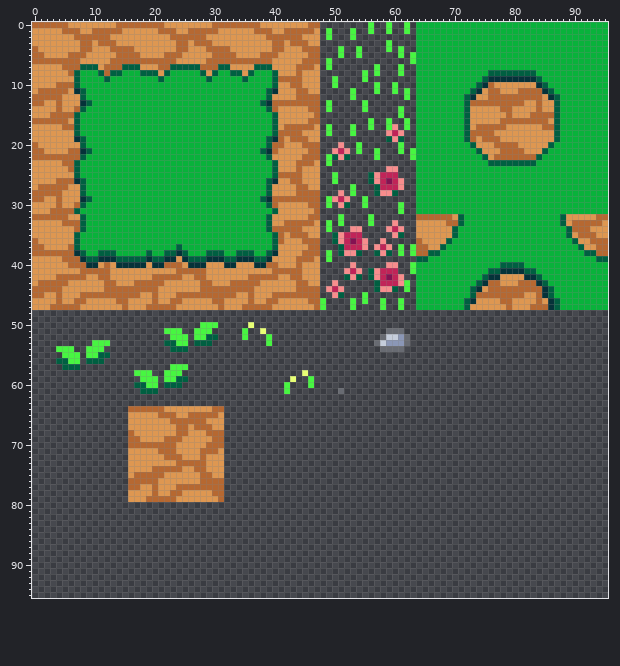
Two versions of one sprite sheet, DetentionProject/Assets/Resources/Sprites/Tilesets/TS_Grass.png. That is the earlier state.
The file is 96x96 pixels.
Once edited:
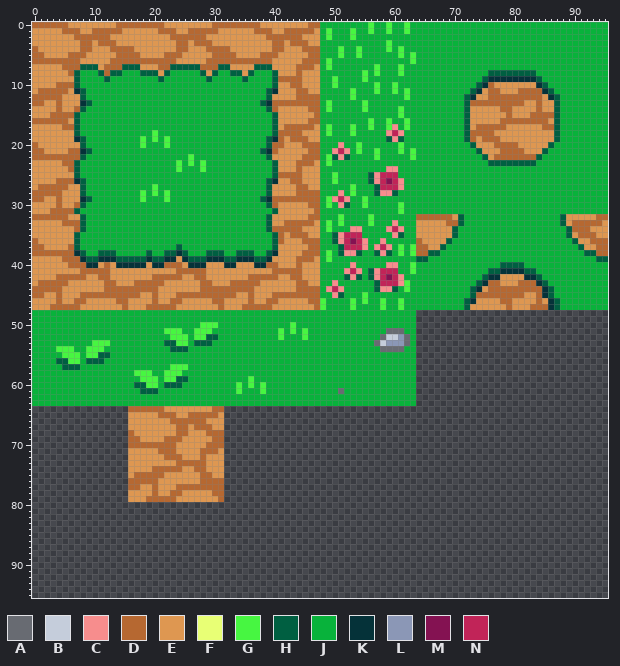
Palette (. is transparent): A #686b72  B #c5cddb  C #f78d8d  D #b66831  E #de9751  F #e8ff75  G #47f641  H #005f41  J #08b23b  K #053239  L #8b97b6  M #841252  N #c12458
The exact change:
Changed rows in their new state; - is an unchanged pixel.
first column x 0:
 0 ------------------------------------------------JJJJJJJJ-JJ-JJ-J
 1 ------------------------------------------------J-JJJ-JJ-JJ-JJ-J
 2 ------------------------------------------------J-JJJ-JJJJJJJJJJ
 3 ------------------------------------------------JJJJJJJJJJJ-JJJJ
 4 ------------------------------------------------JJJ-JJ-JJJJ-J-JJ
 5 ------------------------------------------------JJJ-JJ-JJJJJJ-J-
 6 ------------------------------------------------J-JJJJJJJJJJJJJ-
 7 ------------------------------------------------J-JJJJJJJ-JJJ-JJ
 8 ------------------------------------------------JJJJJJJ-J-JJJ-JJ
 9 ------------------------------------------------JJ-JJJJ-JJJJJJJJ
10 ------------------------------------------------JJ-JJJJJJ-JJ-JJJ
11 ------------------------------------------------JJJJJ-JJJ-JJ-J-J
12 ------------------------------------------------JJJJJ-JJJJJJJJ-J
13 ------------------------------------------------J-JJJJJ-JJJJJJJJ
14 ------------------------------------------------J-JJJJJ-JJJJJ-JJ
15 ------------------------------------------------JJJJJJJJJJJJJ-JJ
16 ------------------------------------------------JJJJJJJJ-JJ-JJ-J
17 ------------------------------------------------J-JJJ-JJ-JJ--J-J
18 --------------------G---------------------------J-JJJ-JJJJJ---JJ
19 ------------------G-G-G-------------------------JJJJJJJJJJJ---JJ
20 ------------------G---G-------------------------JJJ-JJ-JJJJJJ-JJ
21 ------------------------------------------------JJ---J-JJ-JJJ-J-
22 --------------------------G---------------------J----JJJJ-JJJJJ-
23 ------------------------G-G-G-------------------J-JJJJJJJJJJJJJJ
24 ------------------------G---G-------------------JJJJJJJJJJJ--JJJ
25 ------------------------------------------------JJ-JJJJJ-----JJJ
26 ------------------------------------------------JJ-JJJJJ------JJ
27 --------------------G---------------------------JJJJJ-JJJ-----JJ
28 ------------------G-G-G-------------------------JJJ-J-JJJ----JJJ
29 ------------------G---G-------------------------J----JJ-JJJJJJJJ
30 ------------------------------------------------J-J--JJ-JJJJJ-JJ
31 ------------------------------------------------JJJJJJJJJJJJJ-JJ
32 ------------------------------------------------JJJ-JJJJ-JJJJJJJ
33 ------------------------------------------------J-J-JJJJ-JJJ-JJJ
34 ------------------------------------------------J-JJJ--JJJJ---JJ
35 ------------------------------------------------JJ-----JJJJJ--JJ
36 ------------------------------------------------JJ------JJ-JJJJJ
37 ------------------------------------------------JJJ-----J---J-J-
38 ------------------------------------------------J-J----JJ---J-J-
39 ------------------------------------------------J-JJJJJJJJJJJJJJ
40 ------------------------------------------------JJJJJ-JJJJJ--JJ-
41 ------------------------------------------------JJJJ---J-----JJ-
42 ------------------------------------------------JJJJ---J------JJ
43 ------------------------------------------------JJ-JJJJJJ------J
44 ------------------------------------------------J---JJJJJ----J-J
45 ------------------------------------------------JJ--JJJ-JJJJJJJJ
46 -------------------------------------------------JJJJ-J-JJ-JJ-JJ
47 -------------------------------------------------JJJJ-JJJJ-JJ-JJ
48 JJJJJJJJJJJJJJJJJJJJJJJJJJJJJJJJJJJJJJJJJJJJJJJJJJJJJJJJJJJJJJJJ
49 JJJJJJJJJJJJJJJJJJJJJJJJJJJJJJJJJJJJJJJJJJJJJJJJJJJJJJJJJJJJJJJJ
50 JJJJJJJJJJJJJJJJJJJJJJJJJJJJ---JJJJJJJJJJJJGJJJJJJJJJJJJJJJJJJJJ
51 JJJJJJJJJJJJJJJJJJJJJJ---JJ---JJJJJJJJJJJGJGJGJJJJJJJJJJJJJ---JJ
52 JJJJJJJJJJJJJJJJJJJJJJJ---J----JJJJJJJJJJGJJJGJJJJJJJJJJJJ-----J
53 JJJJJJJJJJ---JJJJJJJJJ----J---JJJJJJJJJJJJJJJJJJJJJJJJJJJ------J
54 JJJJ---JJ---JJJJJJJJJJJ---JJJJJJJJJJJJJJJJJJJJJJJJJJJJJJJJ----JJ
55 JJJJJ---J----JJJJJJJJJJJJJJJJJJJJJJJJJJJJJJJJJJJJJJJJJJJJJJJJJJJ
56 JJJJ----J---JJJJJJJJJJJJJJJJJJJJJJJJJJJJJJJJJJJJJJJJJJJJJJJJJJJJ
57 JJJJJ---JJJJJJJJJJJJJJJ---JJJJJJJJJJJJJJJJJJJJJJJJJJJJJJJJJJJJJJ
58 JJJJJJJJJJJJJJJJJ---JJ---JJJJJJJJJJJJJJJJJJJJJJJJJJJJJJJJJJJJJJJ
59 JJJJJJJJJJJJJJJJJJ---J----JJJJJJJJJJGJJJJJJJJJJJJJJJJJJJJJJJJJJJ
60 JJJJJJJJJJJJJJJJJ----J---JJJJJJJJJGJGJGJJJJJJJJJJJJJJJJJJJJJJJJJ
61 JJJJJJJJJJJJJJJJJJ---JJJJJJJJJJJJJGJJJGJJJJJJJJJJJJ-JJJJJJJJJJJJ
62 JJJJJJJJJJJJJJJJJJJJJJJJJJJJJJJJJJJJJJJJJJJJJJJJJJJJJJJJJJJJJJJJ
63 JJJJJJJJJJJJJJJJJJJJJJJJJJJJJJJJJJJJJJJJJJJJJJJJJJJJJJJJJJJJJJJJ
Boxes around the changes in both pictures, in picture pixels (x1, y1, x2, y2):
changed: (32, 22, 416, 406)
